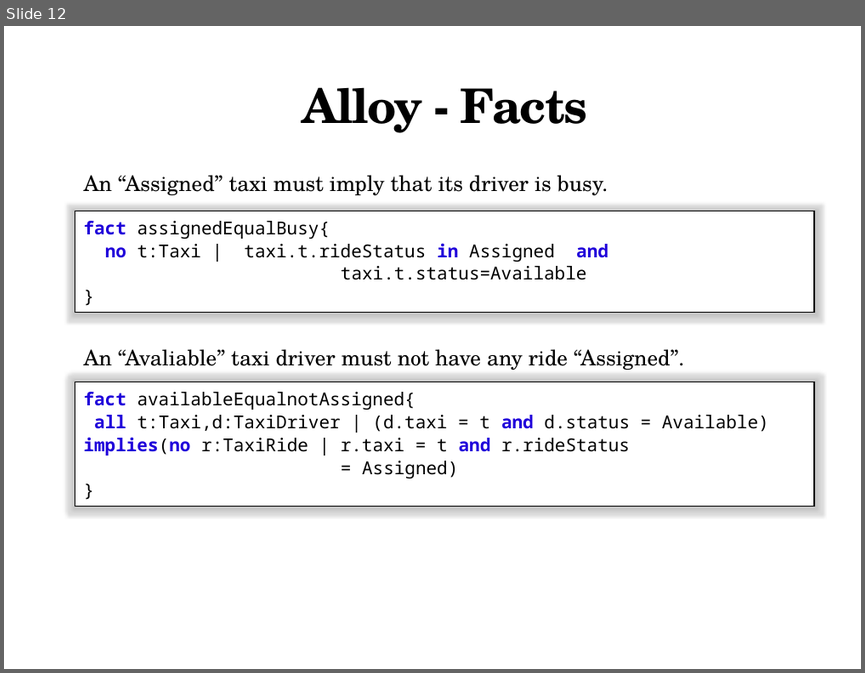
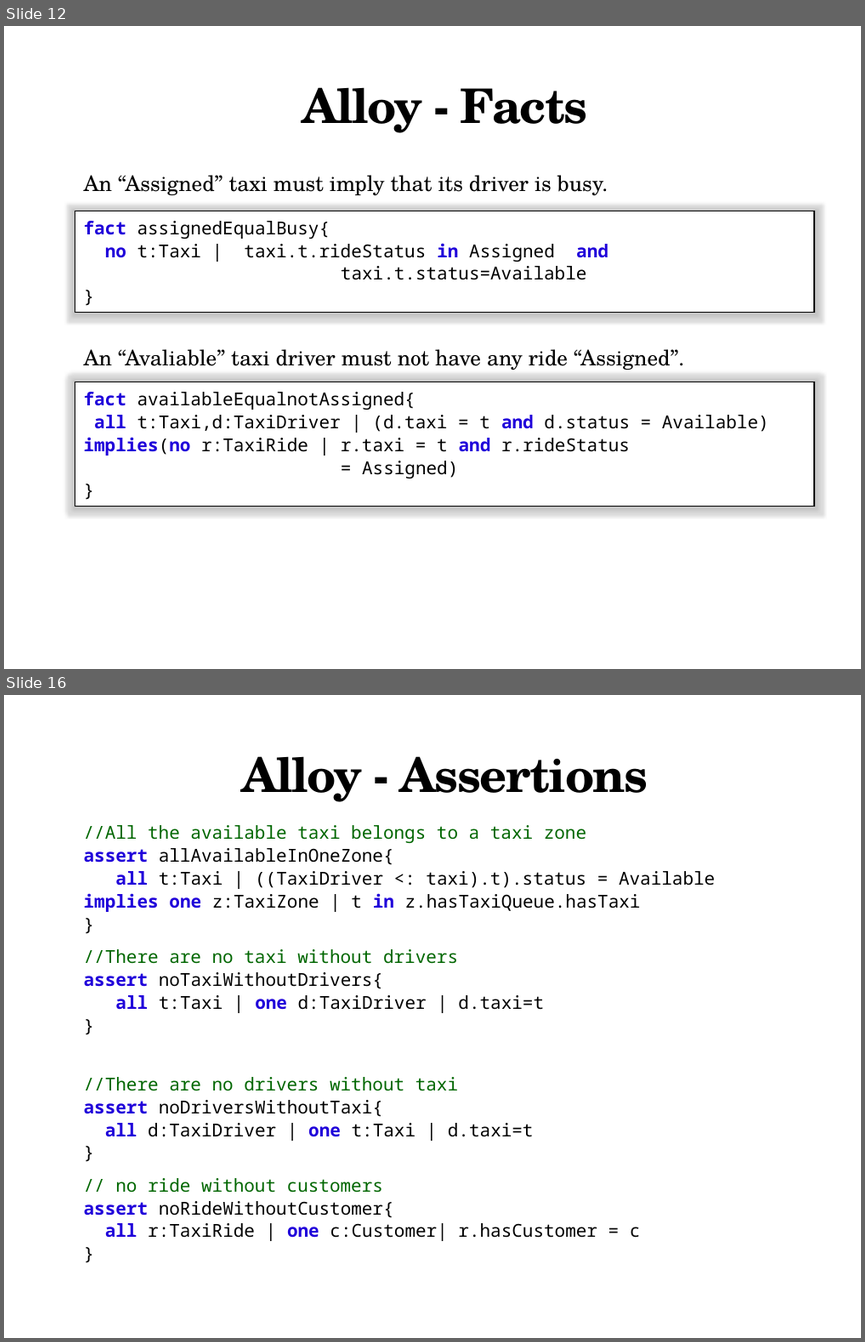
Before and after one commit to MarcoRomani/myTaxyService-SE2-PozziRomani, a slide deck: OtherStuff/Presentation/Alloy.pptx. Shown one above the other, each under a label of ours: slide 12 before the commit, slides 12 and 16 after it; the slides between them are not shown. The pictures are 865x673 and 865x1342 pixels, drawn with LibreOffice and Linux fonts; fonts in the diff are those of the drawing. Boxes give left, top, right and bottom in pixels: in the first picture for what was removed or moved away, otherwise in the second. Text is boxed around its words. In the diff, an @@ line names an element or a change of style, - is before the commit and + after.

Commit message:
Alloy presentation complete

```diff
--- a/OtherStuff/Presentation/Alloy.pptx
+++ b/OtherStuff/Presentation/Alloy.pptx
@@ slide 16 added at <box>4,695,861,1338</box>, background #FFFFFF @@
@@ text added at <box>241,756,647,802</box>, 40 pt, text #000000, bold @@
+Alloy - Assertions
@@ text added at <box>84,825,715,1241</box>, 15 pt, text #000000 @@
+//All the available taxi belongs to a taxi zone
+assert allAvailableInOneZone{
+all t:Taxi | ((TaxiDriver <: taxi).t).status = Available implies one z:TaxiZone | t in z.hasTaxiQueue.hasTaxi
+}
+//There are no taxi without drivers
+assert noTaxiWithoutDrivers{
+all t:Taxi | one d:TaxiDriver | d.taxi=t
+}
+//There are no drivers without taxi
+assert noDriversWithoutTaxi{
+all d:TaxiDriver | one t:Taxi | d.taxi=t
+}
+// no ride without customers
+assert noRideWithoutCustomer{
+all r:TaxiRide | one c:Customer| r.hasCustomer = c
+}
```
Also in this commit, not shown: 2 slides changed, 6 other slides added, 1 other file.
